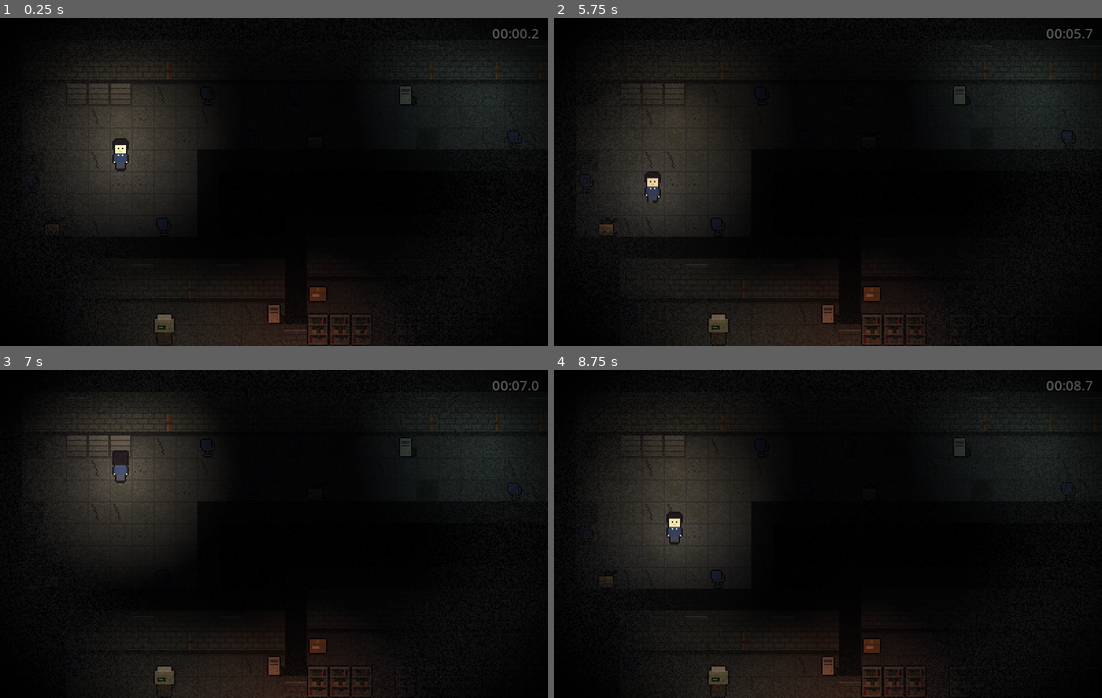
Above: before the commit, frames 1-4 (two rows, left to right).
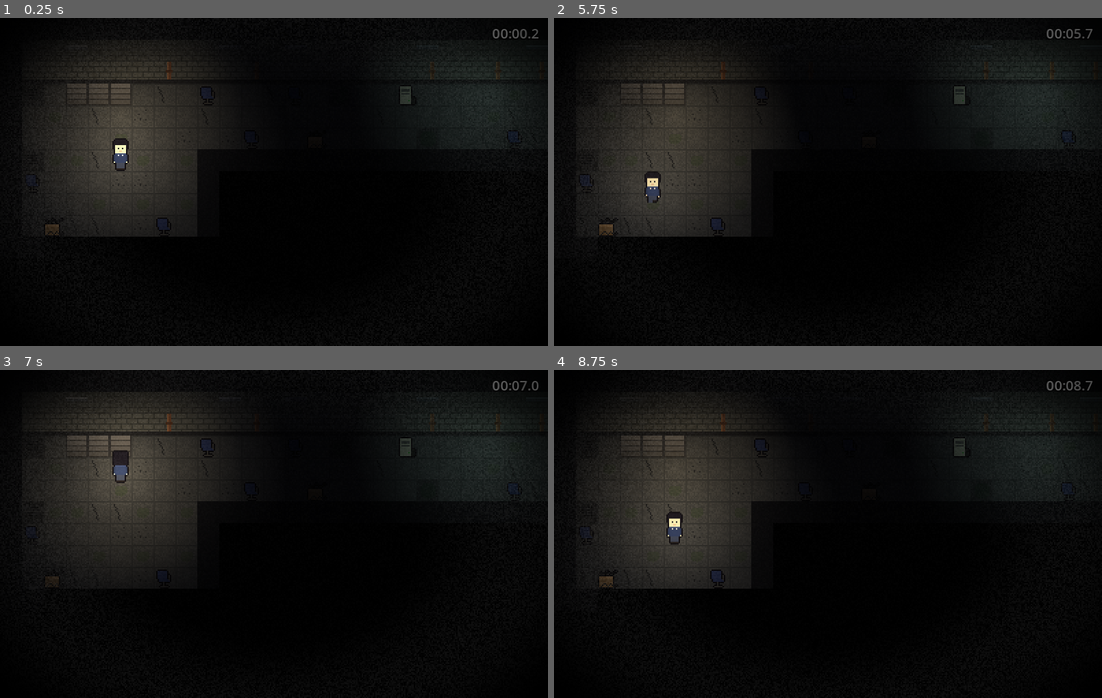
Above: after the commit, the same moments.

Repository: Halloween-prosjektet/rom-1
Game: Godot game, scene res://scenes/level_minus1/level_minus1.tscn
The game is run twice, just before and just after one commit, with the same random seed, the same clock (stepped at 60 frames per second) and the same inputs. This scene is started directly instead of the project's main scene.
Inputs (mouse positions are in pixels of both pictures, inside the frame that each line leads up to):
- Up to frame 1 (0.25 s): no input
- Up to frame 2 (5.75 s): tap Enter at 0.5 s; move the mouse to (948, 165) at 0.52 s; hold Right (move_right) 0.53-1.25 s; hold E (interact) 0.53-1.25 s; click (948, 165) at 0.67 s; tap Space at 0.77, 1.07, 3.77, 4.07 s; drag from (718, 198) to (800, 247) at 1.27 s; move the mouse to (882, 109) at 2.02 s; hold Right (move_right) 2.03-2.75 s; hold E (interact) 2.03-2.75 s; drag from (800, 247) to (663, 132) at 2.77 s; move the mouse to (992, 231) at 3.52 s; hold Left (move_left) 3.53-4.25 s; hold E (interact) 3.53-4.25 s; drag from (663, 132) to (745, 100) at 4.27 s; move the mouse to (855, 182) at 5.02 s; hold Down (move_down) from 5.03 s (still down); hold E (interact) from 5.03 s (still down); click (855, 182) at 5.17 s
- Up to frame 3 (7 s): release Down (move_down) at 5.75 s; release E (interact) at 5.75 s; drag from (191, 452) to (164, 550) at 5.77 s; move the mouse to (394, 517) at 6.52 s; hold Up (move_up) from 6.53 s (still down); hold E (interact) from 6.53 s (still down); tap Space at 6.77 s
- Up to frame 4 (8.75 s): tap Space at 7.07 s; release Up (move_up) at 7.25 s; release E (interact) at 7.25 s; drag from (718, 550) to (800, 599) at 7.27 s; move the mouse to (882, 461) at 8.02 s; hold Down (move_down) from 8.03 s (still down); hold E (interact) from 8.03 s (still down)

The runs differ from the first frame. In frame 1, 4.6% of the frame differs, in the area x 8-68%, y 13-100%; in frame 2, 4.8%, in the area x 20-68%, y 75-100%; in frame 3, 4.6%; in frame 4, 4.7%.

Commit message:
Skjulte rom, sterkere lys og penere av/på-knapp
- RoomCover: svart dekke over skriverrommet og arkivet som tones bort først
  når spilleren går inn, så rommene ikke kan ses fra gangen
- Spillerens lys lyser opp et større område (0.65 -> 0.95), arkivet er
  litt lysere (0.45 -> 0.75)
- Av/på-knappen for berøringskontroller er sentrert og har egen stil
  (grønn kant når på)
- Fjernet reservevisningen av feilkoden på sluttskjermen (og
  show_code_if_print_fails / always_show_code fra config)

Co-Authored-By: Claude Opus 5.5 <noreply@anthropic.com>

Diff:
--- a/config/defaults.cfg
+++ b/config/defaults.cfg
@@ -24,10 +24,6 @@
 ; Ekstra argumenter til lp, f.eks. ["-o", "cpi=12"]
 print_args=[]
 
-; Vis koden på sluttskjermen hvis utskriften feilet (anbefalt: true).
-show_code_if_print_fails=true
-; Vis alltid koden på sluttskjermen (for testing).
-always_show_code=false
 
 ; Valgfri kommando som kjøres når skriveren "feiler" i spillet,
 ; f.eks. et python-skript som blinker en LED via GPIO. Tom = av.
--- a/data/dialogue_no.json
+++ b/data/dialogue_no.json
@@ -17,7 +17,6 @@
 		"location_basement": "Kjeller\nEtasje -1",
 		"end_title": "UTSKRIFT FEILET",
 		"end_text": "Hent arket fra skriveren.\nTa det med deg ned til etasje -2.",
-		"end_code_fallback": "Skriveren svarer ikke. Noter koden:\n{code}",
 		"item_key": "Nøkkel",
 		"name_title": "Hva heter gruppa deres?",
 		"name_hint": "Navnet vises på resultatlista sammen med tiden.",
--- a/scenes/end_screen.tscn
+++ b/scenes/end_screen.tscn
@@ -45,17 +45,6 @@
 text = "Hent arket fra skriveren."
 horizontal_alignment = 1
 
-[node name="Code" type="Label" parent="." unique_id=785300649]
-layout_mode = 1
-anchors_preset = 10
-anchor_right = 1.0
-offset_top = 132.0
-offset_bottom = 172.0
-grow_horizontal = 2
-theme_override_colors/font_color = Color(0.9, 0.75, 0.3, 1)
-theme_override_font_sizes/font_size = 11
-horizontal_alignment = 1
-
 [node name="Result" type="Label" parent="." unique_id=1900772593]
 layout_mode = 1
 anchors_preset = 10
@@ -70,8 +59,8 @@
 [node name="RestartButton" type="Button" parent="." unique_id=1750295481]
 layout_mode = 0
 offset_left = 140.0
-offset_top = 192.0
+offset_top = 150.0
 offset_right = 260.0
-offset_bottom = 222.0
+offset_bottom = 180.0
 theme_override_font_sizes/font_size = 11
 text = "Ny gruppe"
--- a/scenes/level_minus1/level_minus1.tscn
+++ b/scenes/level_minus1/level_minus1.tscn
@@ -1,17 +1,18 @@
-[gd_scene format=3]
+[gd_scene format=3 uid="uid://da2ky1ghbj60l"]
 
-[ext_resource type="Script" path="res://scripts/scenes/level_minus1.gd" id="1"]
-[ext_resource type="Texture2D" path="res://assets/tiles/basement.png" id="2"]
+[ext_resource type="Script" uid="uid://c05wasuhrfveq" path="res://scripts/scenes/level_minus1.gd" id="1"]
+[ext_resource type="Texture2D" uid="uid://doklq5ne4xhv1" path="res://assets/tiles/basement.png" id="2"]
 [ext_resource type="PackedScene" path="res://scenes/actors/player.tscn" id="3"]
 [ext_resource type="PackedScene" path="res://scenes/props/search_box.tscn" id="4"]
 [ext_resource type="PackedScene" path="res://scenes/props/locked_door.tscn" id="5"]
 [ext_resource type="PackedScene" path="res://scenes/props/final_printer.tscn" id="6"]
-[ext_resource type="Script" path="res://scripts/world/trigger_zone.gd" id="7"]
-[ext_resource type="Script" path="res://scripts/world/puzzle_room.gd" id="8"]
+[ext_resource type="Script" uid="uid://d3icjdw4taghs" path="res://scripts/world/trigger_zone.gd" id="7"]
+[ext_resource type="Script" uid="uid://d4fw4g6sbc6he" path="res://scripts/world/puzzle_room.gd" id="8"]
 [ext_resource type="PackedScene" path="res://scenes/ui/hud.tscn" id="9"]
 [ext_resource type="PackedScene" path="res://scenes/props/lamp_light.tscn" id="10"]
+[ext_resource type="Script" uid="uid://n7cqpj220fv" path="res://scripts/world/room_cover.gd" id="11_bg03b"]
 
-[node name="LevelMinus1" type="Node2D"]
+[node name="LevelMinus1" type="Node2D" unique_id=1836542763]
 script = ExtResource("1")
 map_file = "res://data/maps/level_minus1.txt"
 tile_atlas = ExtResource("2")
@@ -21,42 +22,42 @@
 location_key = "location_basement"
 stairs_text_key = "l1.stairs_locked"
 
-[node name="Entities" type="Node2D" parent="."]
+[node name="Entities" type="Node2D" parent="." unique_id=232791143]
 y_sort_enabled = true
 
-[node name="Player" parent="Entities" instance=ExtResource("3")]
+[node name="Player" parent="Entities" unique_id=1037135508 instance=ExtResource("3")]
 position = Vector2(88, 104)
 
-[node name="KeyBox" parent="Entities" instance=ExtResource("4")]
+[node name="KeyBox" parent="Entities" unique_id=154200490 instance=ExtResource("4")]
 position = Vector2(264, 392)
+item_id = "key"
 text_key = "l1.box_key"
-item_id = "key"
 
-[node name="Box1" parent="Entities" instance=ExtResource("4")]
+[node name="Box1" parent="Entities" unique_id=1810422584 instance=ExtResource("4")]
 position = Vector2(232, 200)
 text_key = "l1.box_1"
 
-[node name="Box2" parent="Entities" instance=ExtResource("4")]
+[node name="Box2" parent="Entities" unique_id=1415658315 instance=ExtResource("4")]
 position = Vector2(616, 200)
 text_key = "l1.box_2"
 
-[node name="Box3" parent="Entities" instance=ExtResource("4")]
+[node name="Box3" parent="Entities" unique_id=1532834675 instance=ExtResource("4")]
 position = Vector2(392, 344)
 text_key = "l1.box_3"
 
-[node name="Box4" parent="Entities" instance=ExtResource("4")]
+[node name="Box4" parent="Entities" unique_id=707808623 instance=ExtResource("4")]
 position = Vector2(552, 456)
 text_key = "l1.box_4"
 
-[node name="PrinterRoomDoor" parent="Entities" instance=ExtResource("5")]
+[node name="PrinterRoomDoor" parent="Entities" unique_id=1682824300 instance=ExtResource("5")]
 position = Vector2(216, 264)
 
-[node name="FinalPrinter" parent="Entities" instance=ExtResource("6")]
+[node name="FinalPrinter" parent="Entities" unique_id=26355943 instance=ExtResource("6")]
 position = Vector2(120, 232)
 
-[node name="Triggers" type="Node2D" parent="."]
+[node name="Triggers" type="Node2D" parent="." unique_id=1087860752]
 
-[node name="CorridorSound" type="Node2D" parent="Triggers"]
+[node name="CorridorSound" type="Node2D" parent="Triggers" unique_id=453314626]
 position = Vector2(448, 48)
 script = ExtResource("7")
 size_cells = Vector2i(1, 3)
@@ -64,36 +65,35 @@
 sound = "thud"
 shake = 1.5
 
-[node name="CorridorEnd" type="Node2D" parent="Triggers"]
+[node name="CorridorEnd" type="Node2D" parent="Triggers" unique_id=1960341630]
 position = Vector2(816, 96)
 script = ExtResource("7")
 size_cells = Vector2i(4, 1)
 text_key = "l1.corridor_end"
 
-[node name="StorageEnter" type="Node2D" parent="Triggers"]
+[node name="StorageEnter" type="Node2D" parent="Triggers" unique_id=1158487948]
 position = Vector2(816, 192)
 script = ExtResource("7")
 size_cells = Vector2i(4, 1)
 text_key = "l1.storage_enter"
 
-[node name="ArchiveDark" type="Node2D" parent="Triggers"]
+[node name="ArchiveDark" type="Node2D" parent="Triggers" unique_id=1409081371]
 position = Vector2(224, 192)
 script = ExtResource("7")
 size_cells = Vector2i(27, 17)
 once = false
-light_scale = 0.45
+light_scale = 0.75
 use_ambient = true
 other_lights_off = true
-ambient = Color(0, 0, 0, 1)
 
-[node name="ArchiveEnter" type="Node2D" parent="Triggers"]
+[node name="ArchiveEnter" type="Node2D" parent="Triggers" unique_id=1829559158]
 position = Vector2(640, 256)
 script = ExtResource("7")
 text_key = "l1.archive_enter"
 sound = "thud"
 sound_volume_db = -10.0
 
-[node name="ArchiveWhisper" type="Node2D" parent="Triggers"]
+[node name="ArchiveWhisper" type="Node2D" parent="Triggers" unique_id=529662815]
 position = Vector2(224, 288)
 script = ExtResource("7")
 size_cells = Vector2i(27, 2)
@@ -101,7 +101,7 @@
 sound = "whisper"
 glitch = 0.3
 
-[node name="PrinterRoom" type="Node2D" parent="Triggers"]
+[node name="PrinterRoom" type="Node2D" parent="Triggers" unique_id=704755168]
 position = Vector2(48, 208)
 script = ExtResource("7")
 size_cells = Vector2i(10, 8)
@@ -109,17 +109,31 @@
 sound = "sting"
 sound_volume_db = -8.0
 
-[node name="StoragePuzzle" type="Node2D" parent="."]
+[node name="StoragePuzzle" type="Node2D" parent="." unique_id=783765431]
 position = Vector2(672, 192)
 script = ExtResource("8")
 size_cells = Vector2i(13, 7)
 player_reset_cell = Vector2i(52, 12)
 
-[node name="Hud" parent="." instance=ExtResource("9")]
+[node name="Hud" parent="." unique_id=2049749662 instance=ExtResource("9")]
 
-[node name="DoorLight" parent="." instance=ExtResource("10")]
+[node name="DoorLight" parent="." unique_id=1556787268 instance=ExtResource("10")]
 position = Vector2(216, 260)
 color = Color(1, 0.55, 0.35, 1)
 texture_scale = 0.75
 base_energy = 1.3
 keep_on_in_dark = true
+
+[node name="PrinterRoomCover" type="Node2D" parent="." unique_id=1633271355]
+position = Vector2(32, 160)
+script = ExtResource("11_bg03b")
+size_cells = Vector2i(11, 13)
+reveal_origin = Vector2i(2, 10)
+reveal_size = Vector2i(12, 13)
+
+[node name="ArchiveCover" type="Node2D" parent="." unique_id=742858175]
+position = Vector2(208, 144)
+script = ExtResource("11_bg03b")
+size_cells = Vector2i(28, 22)
+reveal_origin = Vector2i(13, 12)
+reveal_size = Vector2i(29, 17)
--- a/scenes/title.tscn
+++ b/scenes/title.tscn
@@ -49,10 +49,10 @@
 
 [node name="TouchToggle" type="Button" parent="." unique_id=1715136128]
 layout_mode = 0
-offset_left = 236.0
-offset_top = 212.0
-offset_right = 394.0
-offset_bottom = 234.0
+offset_left = 105.0
+offset_top = 200.0
+offset_right = 295.0
+offset_bottom = 224.0
 focus_mode = 0
 theme_override_font_sizes/font_size = 9
 text = "Berøringskontroller: AV"
--- a/scripts/scenes/end_screen.gd
+++ b/scripts/scenes/end_screen.gd
@@ -4,7 +4,6 @@
 
 @onready var title: Label = $Title
 @onready var body: Label = $Body
-@onready var code_label: Label = $Code
 @onready var result_label: Label = $Result
 @onready var restart_button: Button = $RestartButton
 
@@ -13,11 +12,6 @@
 	GameState.set_phase("done")
 	title.text = Text.t("end_title")
 	body.text = Text.t("end_text")
-	var print_ok: bool = GameState.flags.get("print_ok", false)
-	var show_code: bool = Config.get_value("station", "always_show_code", false) \
-		or (not print_ok and Config.get_value("station", "show_code_if_print_fails", true))
-	code_label.visible = show_code
-	code_label.text = Text.t("end_code_fallback")
 	result_label.text = Text.t("end_result")
 	result_label.visible = GameState.player_name != ""
 	restart_button.text = Text.t("restart")
--- a/scripts/scenes/title.gd
+++ b/scripts/scenes/title.gd
@@ -16,6 +16,7 @@
 	title.text = Text.t("title")
 	prompt.text = Text.t("press_start")
 	Sfx.play_loop("ambience_drone", -14.0)
+	_style_toggle()
 	touch_toggle.pressed.connect(_on_touch_toggle)
 	_update_touch_toggle()
 
@@ -44,4 +45,29 @@
 
 
 func _update_touch_toggle() -> void:
-	touch_toggle.text = Text.t("touch_on") if Config.touch_controls_enabled() else Text.t("touch_off")
+	var on := Config.touch_controls_enabled()
+	touch_toggle.text = Text.t("touch_on") if on else Text.t("touch_off")
+	# Grønnaktig kant når på, grå når av.
+	var border := Color(0.45, 0.75, 0.5) if on else Color(0.4, 0.4, 0.45)
+	for state: String in ["normal", "hover", "pressed"]:
+		var sb: StyleBoxFlat = touch_toggle.get_theme_stylebox(state)
+		sb.border_color = border if state != "hover" else border.lightened(0.25)
+	touch_toggle.add_theme_color_override("font_color", border.lightened(0.35))
+	touch_toggle.add_theme_color_override("font_hover_color", border.lightened(0.5))
+	touch_toggle.add_theme_color_override("font_pressed_color", border.lightened(0.5))
+
+
+## Mørk, avrundet knapp med tynn kant som passer resten av menyen.
+func _style_toggle() -> void:
+	var make := func(bg: Color) -> StyleBoxFlat:
+		var sb := StyleBoxFlat.new()
+		sb.bg_color = bg
+		sb.set_border_width_all(1)
+		sb.set_corner_radius_all(4)
+		sb.content_margin_left = 8
+		sb.content_margin_right = 8
+		return sb
+	touch_toggle.add_theme_stylebox_override("normal", make.call(Color(0.06, 0.06, 0.08, 0.9)))
+	touch_toggle.add_theme_stylebox_override("hover", make.call(Color(0.1, 0.1, 0.13, 0.95)))
+	touch_toggle.add_theme_stylebox_override("pressed", make.call(Color(0.14, 0.14, 0.18, 1.0)))
+	touch_toggle.add_theme_stylebox_override("focus", StyleBoxEmpty.new())
--- a/scripts/world/player.gd
+++ b/scripts/world/player.gd
@@ -5,7 +5,7 @@
 
 ## false under cutscener.
 @export var controlled := true
-@export var light_scale := 0.65
+@export var light_scale := 0.95
 
 var _path: Array[Vector2i] = []
 var _pending_target := Vector2i.ZERO
--- /dev/null
+++ b/scripts/world/room_cover.gd
@@ -0,0 +1,67 @@
+@tool
+class_name RoomCover
+extends Node2D
+## Svart "tak" over et rom slik at det ikke kan ses (eller lyse opp) fra andre
+## steder i nivået. Forsvinner gradvis når spilleren går inn i rommet.
+##
+## Plasser noden på øverste venstre rute av området som skal skjules og sett
+## size_cells. reveal_* bestemmer hvor spilleren må stå for at rommet vises
+## (tom størrelse = samme område som dekket). Vises som lilla rektangel i editoren.
+
+@export var size_cells := Vector2i(1, 1):
+	set(v):
+		size_cells = v
+		queue_redraw()
+## Øverste venstre rute (absolutte koordinater) for området som avslører rommet.
+@export var reveal_origin := Vector2i.ZERO
+@export var reveal_size := Vector2i.ZERO
+@export var fade_time := 0.4
+
+var _tween: Tween
+var _revealed := false
+
+
+func _ready() -> void:
+	z_index = 100
+	if Engine.is_editor_hint():
+		return
+	await get_tree().process_frame
+	var map: LevelMap = get_tree().get_first_node_in_group("level_map")
+	if map:
+		map.player_stepped.connect(_on_player_stepped)
+		if map.player:
+			_set_revealed(_reveal_rect().has_point(map.player.cell), true)
+
+
+func _reveal_rect() -> Rect2i:
+	if reveal_size != Vector2i.ZERO:
+		return Rect2i(reveal_origin, reveal_size)
+	var origin := Vector2i(floori(global_position.x / LevelMap.TILE), floori(global_position.y / LevelMap.TILE))
+	return Rect2i(origin, size_cells)
+
+
+func _on_player_stepped(c: Vector2i) -> void:
+	_set_revealed(_reveal_rect().has_point(c))
+
+
+func _set_revealed(value: bool, instant := false) -> void:
+	if value == _revealed and not instant:
+		return
+	_revealed = value
+	if _tween:
+		_tween.kill()
+	var target := 0.0 if value else 1.0
+	if instant:
+		modulate.a = target
+		return
+	_tween = create_tween()
+	_tween.tween_property(self, "modulate:a", target, fade_time)
+
+
+func _draw() -> void:
+	var r := Rect2(Vector2.ZERO, Vector2(size_cells * LevelMap.TILE))
+	if Engine.is_editor_hint():
+		draw_rect(r, Color(0.6, 0.3, 0.9, 0.15))
+		draw_rect(r, Color(0.6, 0.3, 0.9, 0.9), false, 1.0)
+	else:
+		draw_rect(r, Color.BLACK)
Not shown, added: scripts/world/room_cover.gd.uid
Not shown, changed: README.md
